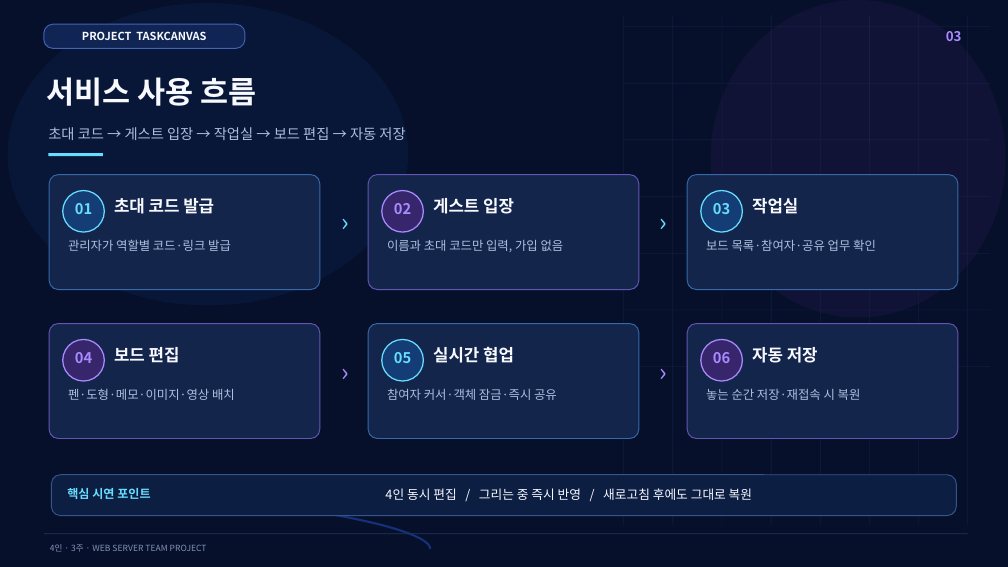
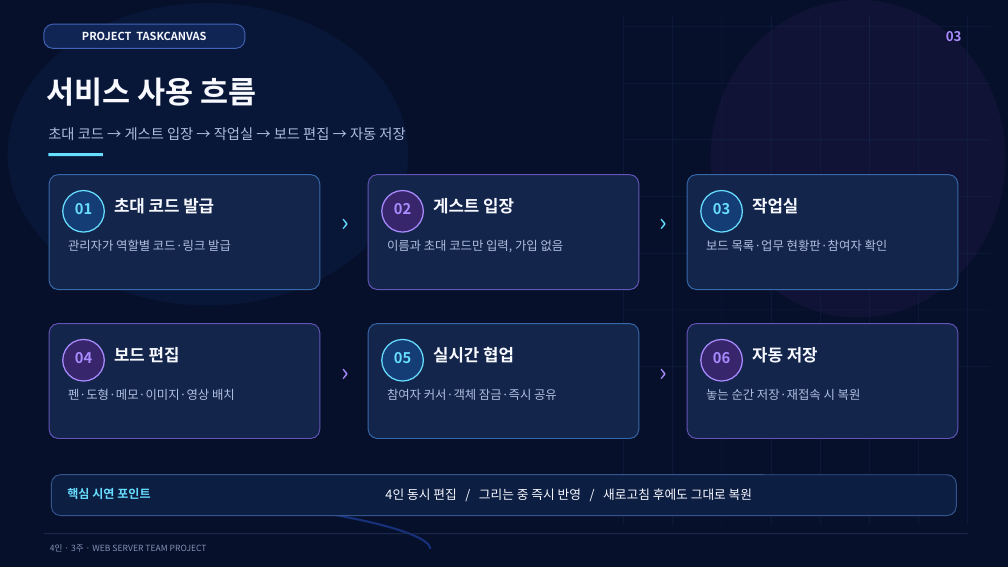
Before and after one commit to siwoo440/TaskCanvas, a slide deck: slide 3 of presentation/TaskCanvas_팀프로젝트_발표자료_14장.pptx. Drawn at 1008x567 pixels with LibreOffice and Linux fonts; fonts in the diff are those of the drawing. Boxes give left, top, right and bottom in pixels: in the first picture for what was removed or moved away, otherwise in the second. Text is boxed around its words. In the diff, an @@ line names an element or a change of style, - is before the commit and + after.

Commit message:
17일차 : 작업실 업무 현황판·마감 표시·작업실 실시간 연결
- 작업실에 공유 업무를 상태별 세 열로 보여 주는 업무 현황판 추가
- 카드를 끌어 상태를 바꾸는 기능과 업무 만들기·수정 대화상자 추가
- 수정 중 다른 사람이 바꾼 업무는 최신 내용으로 다시 채우는 충돌 처리 추가
- 마감이 지났거나 임박한 업무의 색 표시를 현황판 카드와 보드의 업무 블럭에 추가
- 작업실 연결용 접속 티켓(project_id)과 실시간 서버의 작업실 연결(project:join) 추가
- 업무 생성·변경 이벤트를 작업실 연결에서도 쓸 수 있도록 수정
- 접속 티켓 테이블의 project_id 컬럼 추가와 board_id NULL 허용을 스키마 보정에 추가
- 시연용 예시에 마감 임박·지남 업무 추가
- 수용 테스트에 업무 현황판 검사(AC26) 추가
- 리허설에 업무 현황판 장면 추가(열람자 장면은 10번으로 변경)
- 캡처 스크립트에 카드 끌기·카드 수정 확인 추가
- 화면 캡처 9장과 발표 자료의 실제 화면 4장·3장 문구·13장 숫자 수정
- 일정 문서에 이후 단계 계획 추가
- 기능 명세·사용 흐름·화면 구성·시스템 구조·데이터 모델·API·실시간 계약·보안·시연 대본 문서와 README 수정

```diff
--- a/presentation/TaskCanvas_팀프로젝트_발표자료_14장.pptx
+++ b/presentation/TaskCanvas_팀프로젝트_발표자료_14장.pptx
@@ text at [706,239,888,251]: text changed @@
-보드 목록·참여자·공유 업무 확인
+보드 목록·업무 현황판·참여자 확인
```
Also in this commit, not shown: 1 other slide changed, 51 other files.
